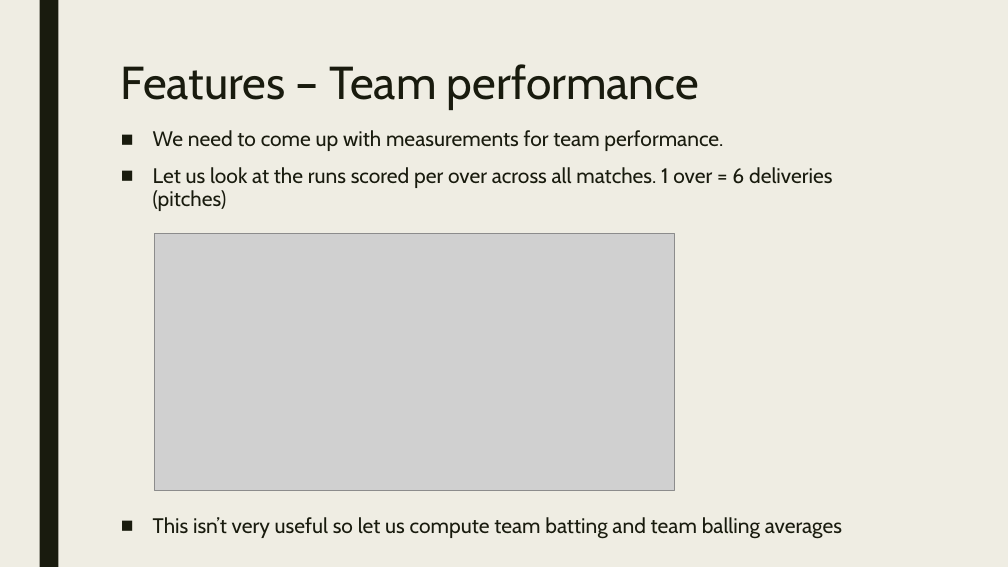
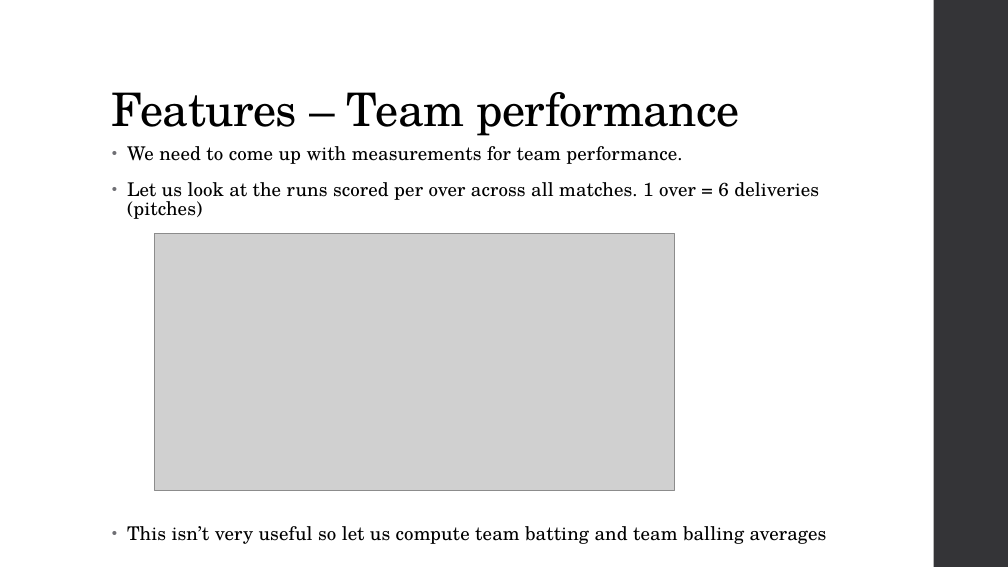
Before and after one commit to npsquared/3251_Presentation, a slide deck: slide 8 of 3251 - Cricket Prediction - Nitin Prakash.pptx. Drawn at 1008x567 pixels with LibreOffice and Linux fonts; fonts in the diff are those of the drawing; grey boxes stand for pictures. Boxes give left, top, right and bottom in pixels: in the first picture for what was removed or moved away, otherwise in the second. Text is boxed around its words. In the diff, an @@ line names an element or a change of style, - is before the commit and + after.

```diff
--- a/3251 - Cricket Prediction - Nitin Prakash.pptx
+++ b/3251 - Cricket Prediction - Nitin Prakash.pptx
@@ background #EFEDE3 to #FFFFFF @@
@@ rectangle removed at [39,0,58,567] @@
@@ rectangle added at [934,0,1008,567], fill #353537 @@
@@ title "Features – Team performance": place and size @@
-title "Features – Team performance" at [121,64,699,110]
+title "Features – Team performance" at [112,92,739,136]
@@ title "Features – Team performance" at [112,92,739,136]: font Cabin to TeX Gyre Schola, text colour #191B0E to #000000, letter spacing 0 to -0.5 pt; line spacing 0.89 to 0.9; vertical alignment top to bottom @@
@@ text "We need to come up ...": place and size @@
-text "We need to come up ..." at [153,130,842,539]
+text "We need to come up ..." at [127,146,827,544]
@@ text "We need to come up ..." at [127,146,827,544]: size 20 to 18 pt, font Cabin to TeX Gyre Schola, text colour #191B0E to #000000, letter spacing 0 to 0.1 pt; bullet ■ to •; line spacing 0.94 to 0.85; more space between paragraphs @@
```
Also in this commit, not shown: 18 other slides changed.
